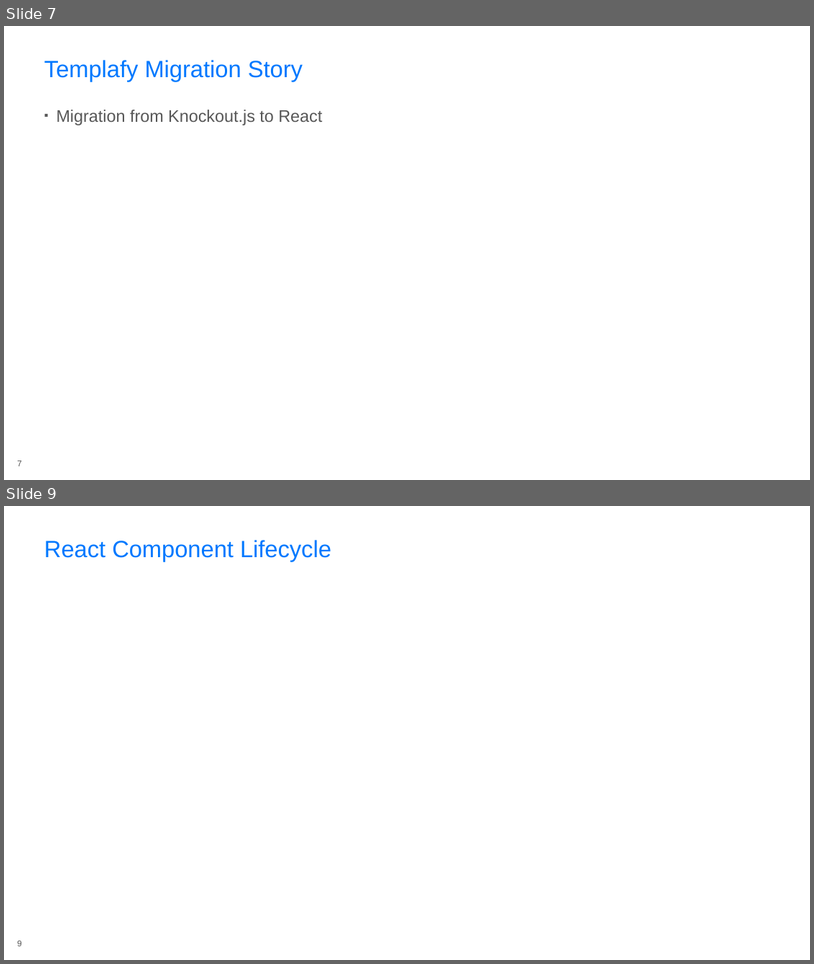
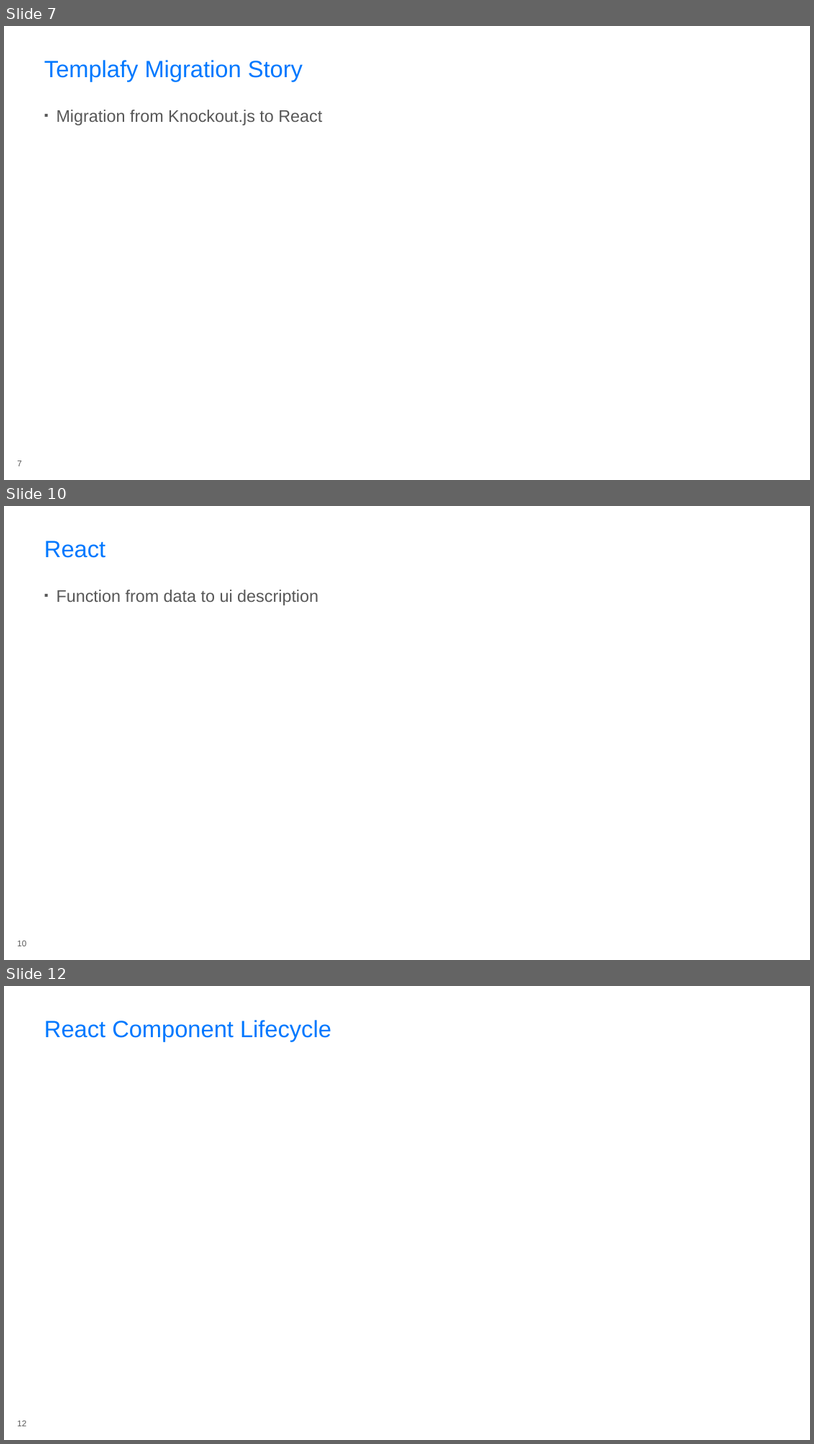
Before and after one commit to rasmuskl/react-webpack-typescript, a slide deck: _notes/Presentation.pptx. Shown one above the other, each under a label of ours: slides 7 and 9 before the commit, slides 7, 10 and 12 after it; the slides between them are not shown. The pictures are 814x964 and 814x1444 pixels, drawn with LibreOffice and Linux fonts; fonts in the diff are those of the drawing; background and template pictures are left out. Boxes give left, top, right and bottom in pixels: in the first picture for what was removed or moved away, otherwise in the second. Text is boxed around its words. In the diff, an @@ line names an element or a change of style, - is before the commit and + after.

```diff
--- a/_notes/Presentation.pptx
+++ b/_notes/Presentation.pptx
@@ slide 10 added at [4, 506, 810, 960], background #FFFFFF @@
@@ title added at [44, 541, 106, 558], 28 pt, text #0078FF @@
+React
@@ text added at [57, 590, 319, 605], 20 pt, text #575757 @@
+▪ Function from data to ui description
@@ page number added at [17, 940, 26, 946], 10 pt, text #575757 @@
+10
@@ what was slide 9 is now slide 12 @@
@@ page number at [17, 1420, 26, 1426]: text changed @@
-9
+12
```
Also in this commit, not shown: 2 slides changed, 4 other slides added, 2 slides removed, 5 other files.
